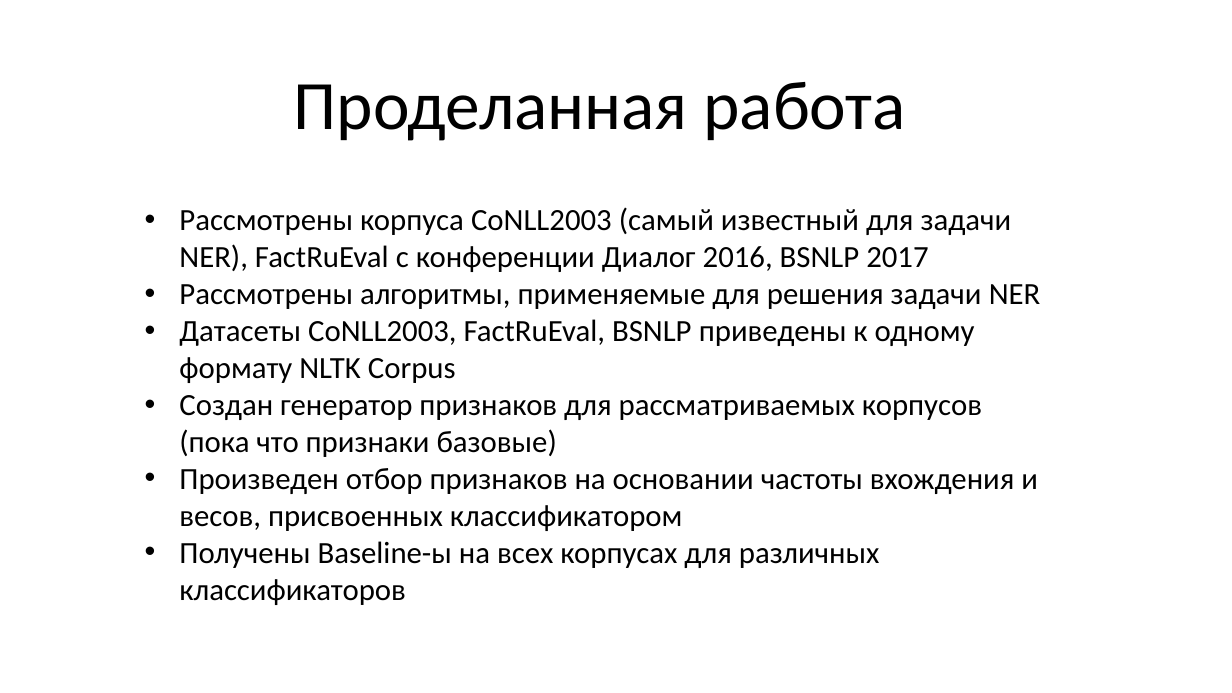
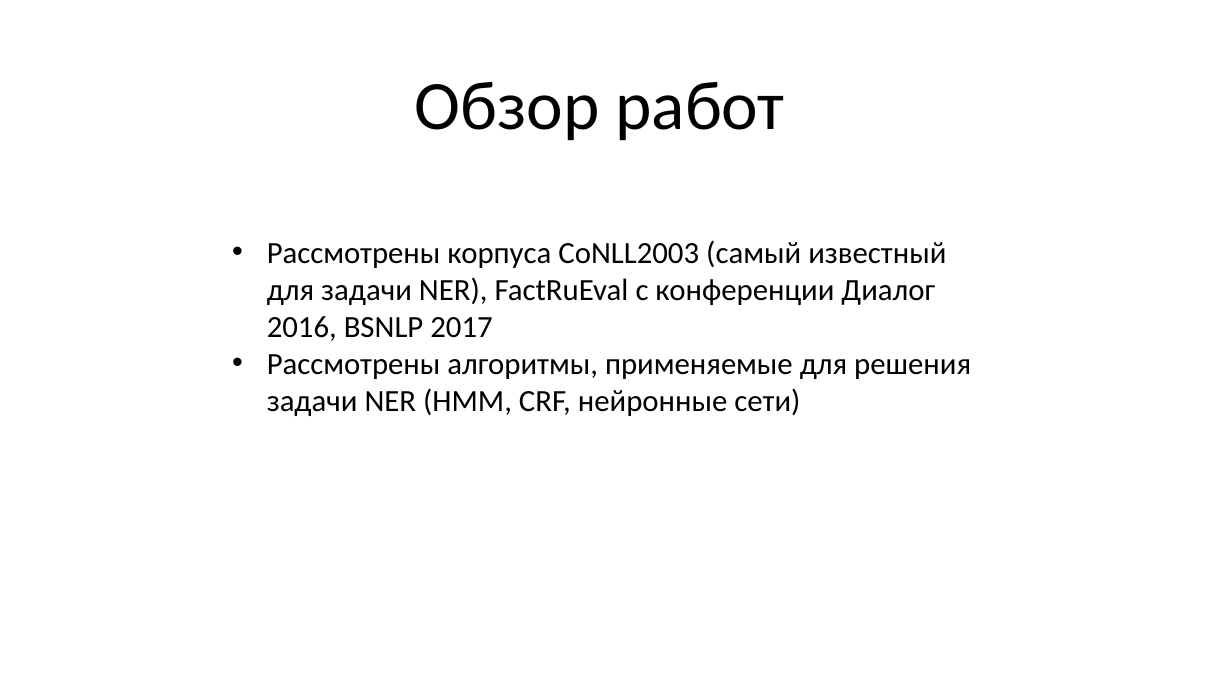
Before and after one commit to lazuka13/named_entity_recognition, a slide deck: slide 5 of control/First Control.pptx. Drawn at 1232x693 pixels with LibreOffice and Linux fonts; fonts in the diff are those of the drawing. Boxes give left, top, right and bottom in pixels: in the first picture for what was removed or moved away, otherwise in the second. Text is boxed around its words. In the diff, an @@ line names an element or a change of style, - is before the commit and + after.

Commit message:
Added article text, some code changes, BSNLP baseline

```diff
--- a/control/First Control.pptx
+++ b/control/First Control.pptx
@@ text at (x1=415, y1=82, x2=784, y2=141): text changed @@
-Проделанная работа
+Обзор работ
@@ text "Рассмотрены корпуса CoNLL2003 (самый известный ..." moved from (x1=179, y1=207, x2=1041, y2=605) to (x1=267, y1=240, x2=971, y2=416) @@
@@ text at (x1=267, y1=354, x2=971, y2=416): text changed @@
-• Рассмотрены алгоритмы, применяемые для решения задачи NER
-• Датасеты CoNLL2003, FactRuEval, BSNLP приведены к одному формату NLTK Corpus
-• Создан генератор признаков для рассматриваемых корпусов (пока что признаки базовые)
-• Произведен отбор признаков на основании частоты вхождения и весов, присвоенных классификатором
-• Получены Baseline-ы на всех корпусах для различных классификаторов
+• Рассмотрены алгоритмы, применяемые для решения задачи NER (HMM, CRF, нейронные сети)
```
Also in this commit, not shown: 2 other slides changed, 3 slides added, 15 other files.
